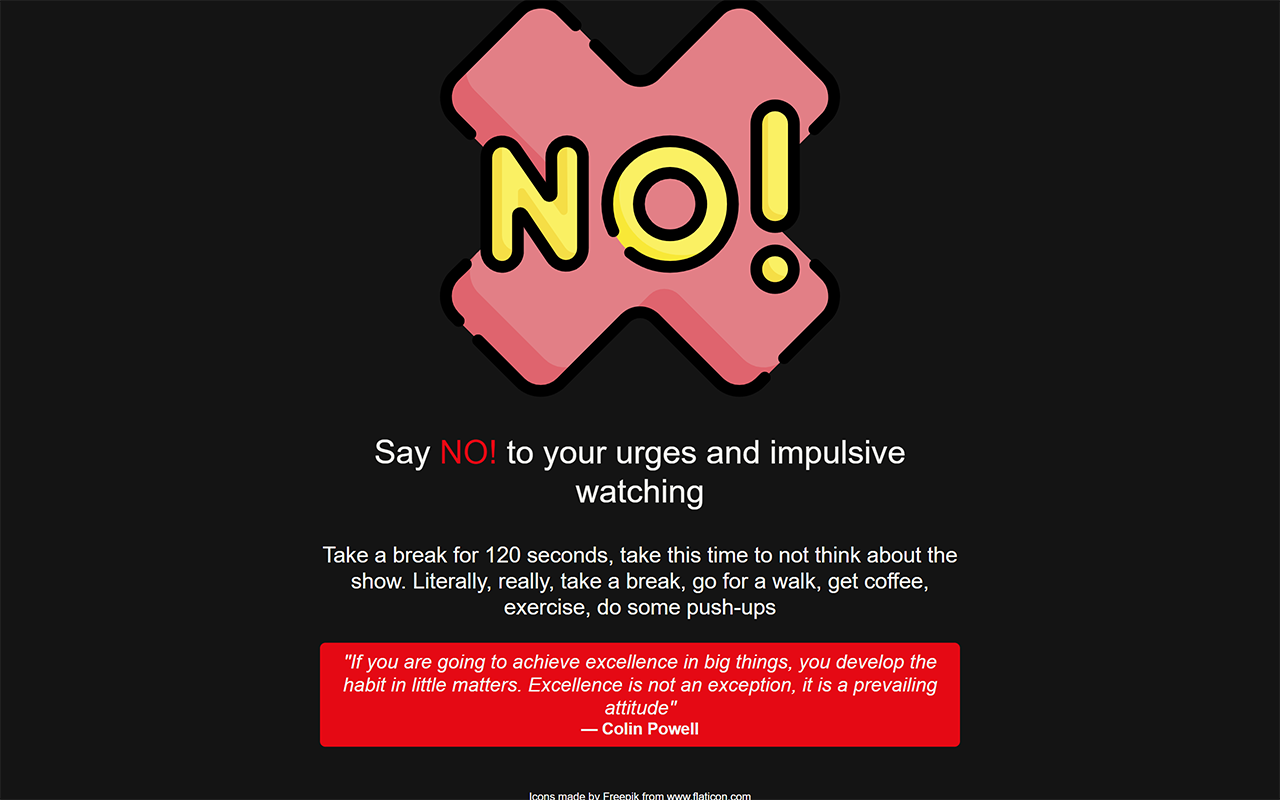
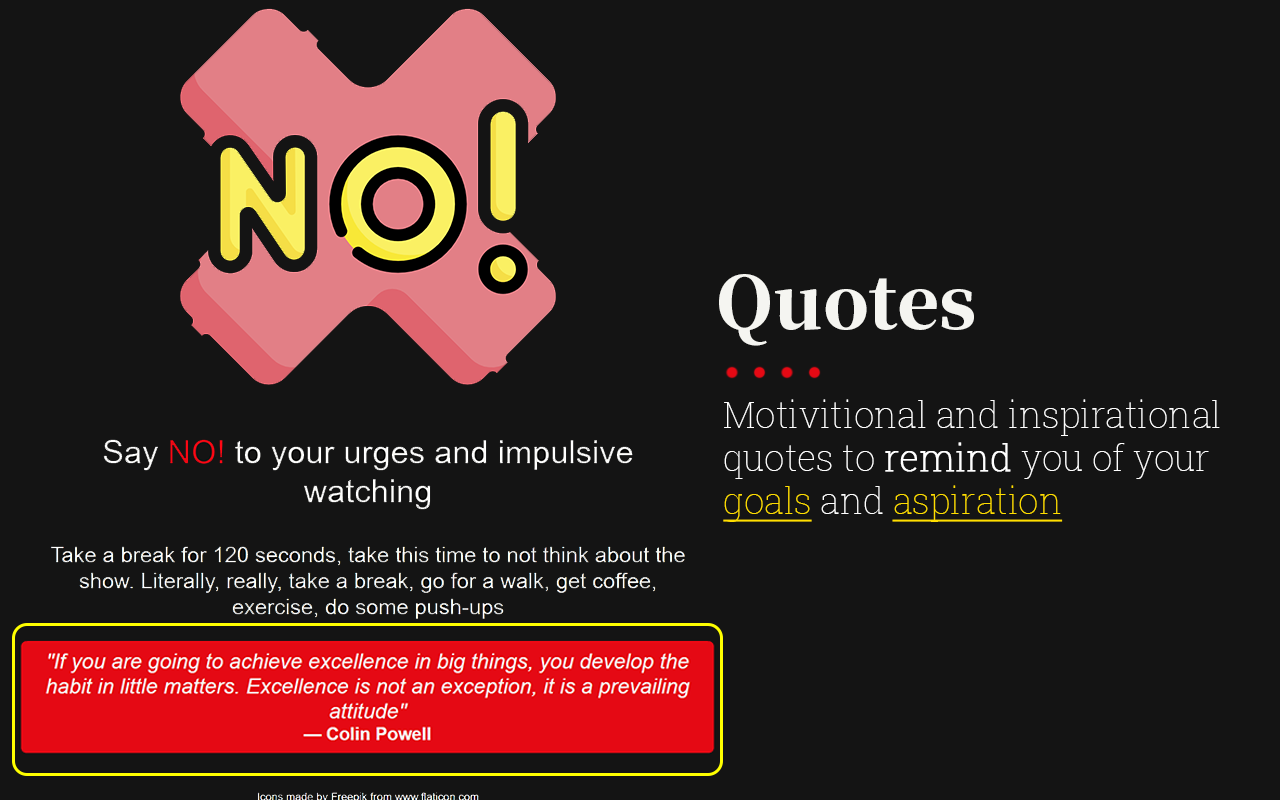
Before/after of a 1280x800 layered artwork. What changed in the layer stack:
added group "Group 1" with 4 layers above "Shape 1" over <box>719,274,1220,522</box>
added layer "Quotes" in group "Group 1" over <box>719,274,974,346</box>
added layer "Layer 2" in group "Group 1" over <box>725,365,821,379</box>
added layer "Motivitional and inspirational quotes to remind you of your goa" in group "Group 1" over <box>723,399,1220,522</box>
added layer "Rectangle 1" above "Layer 1" over <box>12,623,723,776</box>
painted on "Layer 1" over <box>0,0,1280,800</box>
